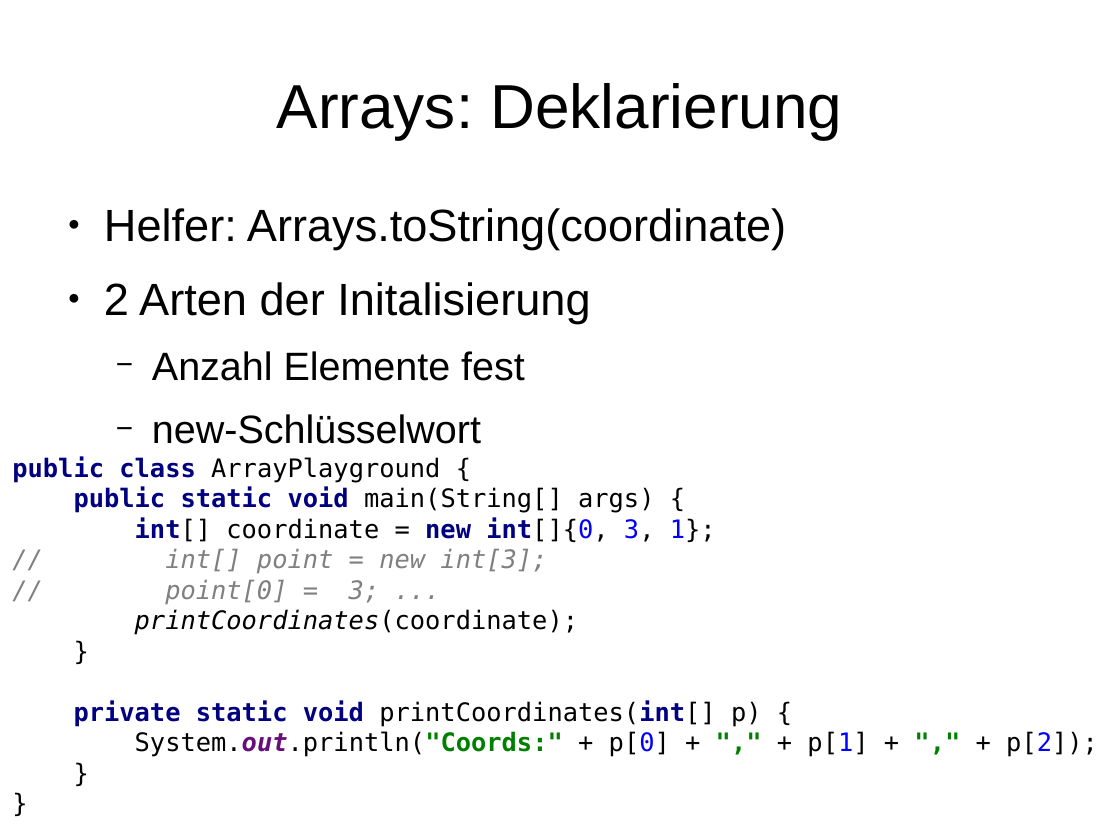
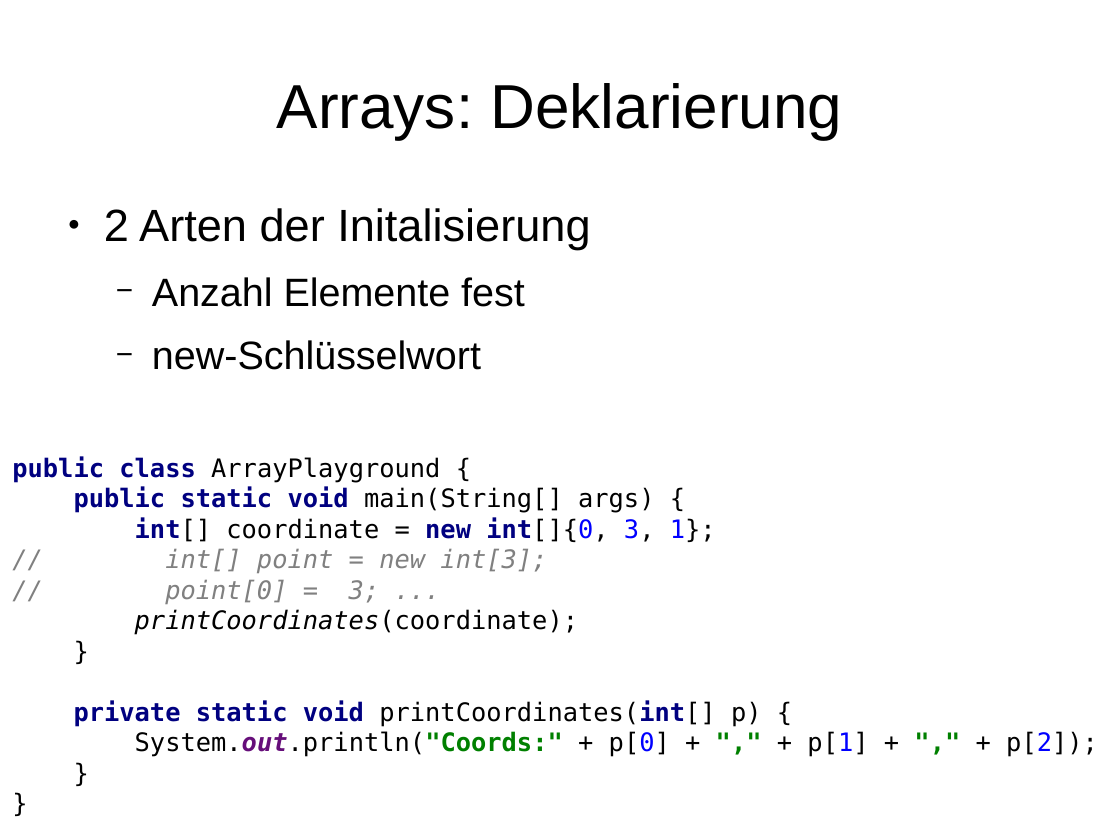
Before and after one commit to mn-io/hello-java, a slide deck: slide 64 of Folien.odp. Drawn at 1120x840 pixels with LibreOffice and Linux fonts; fonts in the diff are those of the drawing. Boxes give left, top, right and bottom in pixels: in the first picture for what was removed or moved away, otherwise in the second. Text is boxed around its words. In the diff, an @@ line names an element or a change of style, - is before the commit and + after.

Commit message:
removed Arrays.toString + fixed Typo

```diff
--- a/Folien.odp
+++ b/Folien.odp
@@ text at bbox=[104, 208, 786, 250]: paragraph removed @@
-● Helfer: Arrays.toString(coordinate)
```
Also in this commit, not shown: 5 other files.
